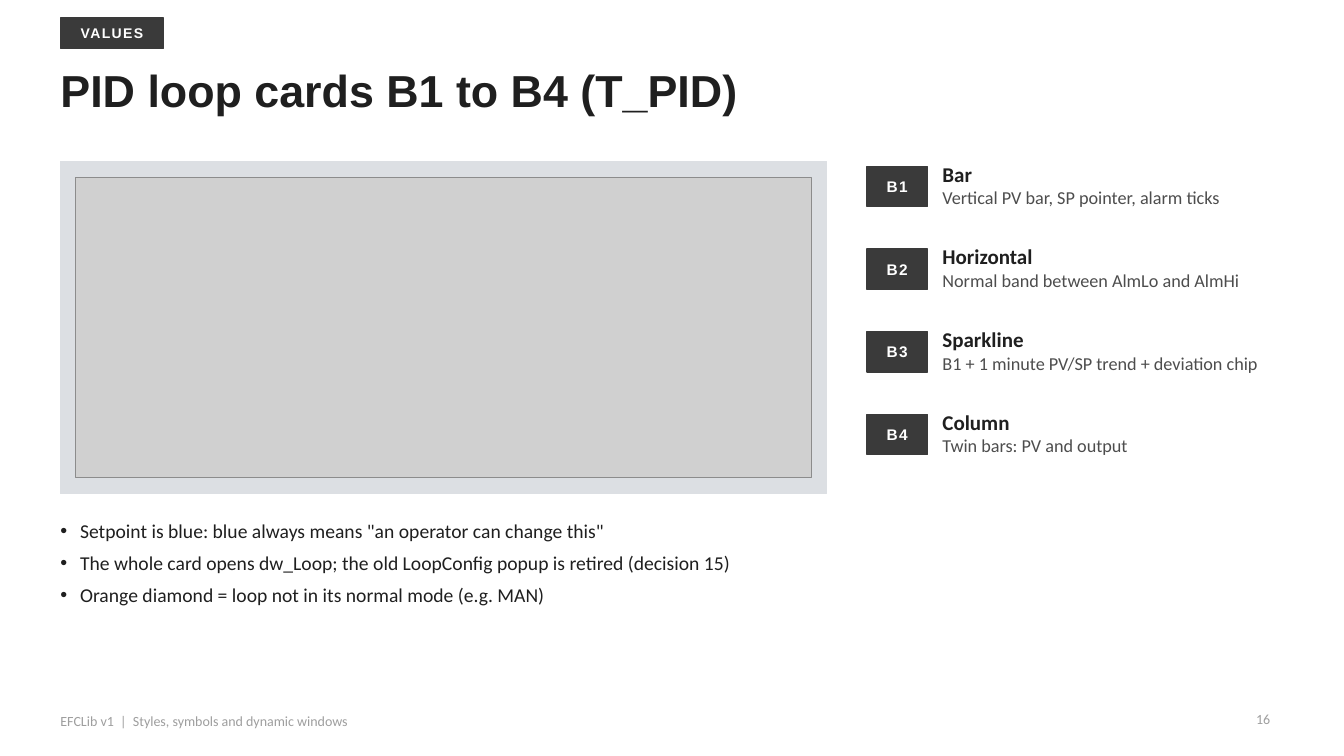
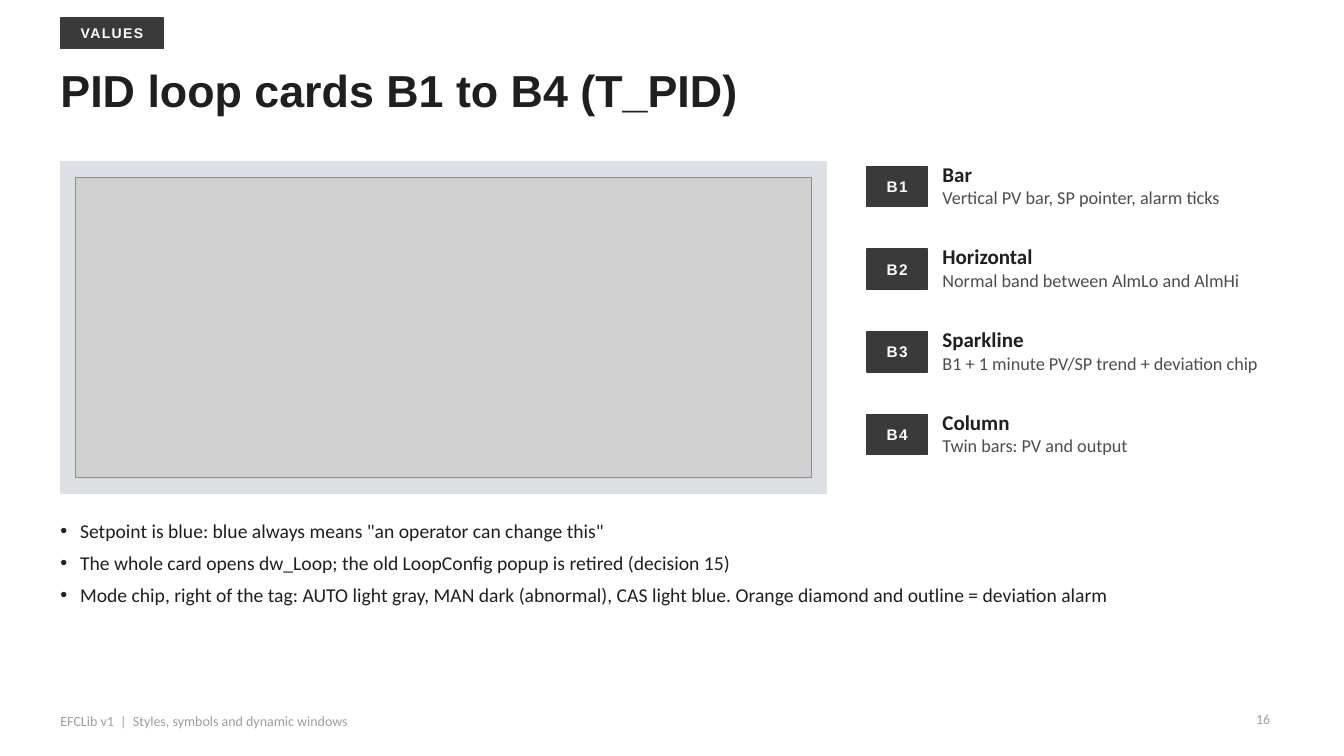
Before and after one commit to adamzinman/EFC-Repo, a slide deck: slide 16 of docs/presentations/EFCLib_v1_Engineering_Briefing.pptx. Drawn at 1344x756 pixels with LibreOffice and Linux fonts; fonts in the diff are those of the drawing; grey boxes stand for pictures. Boxes give left, top, right and bottom in pixels: in the first picture for what was removed or moved away, otherwise in the second. Text is boxed around its words. In the diff, an @@ line names an element or a change of style, - is before the commit and + after.

```diff
--- a/docs/presentations/EFCLib_v1_Engineering_Briefing.pptx
+++ b/docs/presentations/EFCLib_v1_Engineering_Briefing.pptx
@@ text at [80, 588, 1107, 606]: text changed @@
-• Orange diamond = loop not in its normal mode (e.g. MAN)
+• Mode chip, right of the tag: AUTO light gray, MAN dark (abnormal), CAS light blue. Orange diamond and outline = deviation alarm
```
Also in this commit, not shown: 3 other files.
